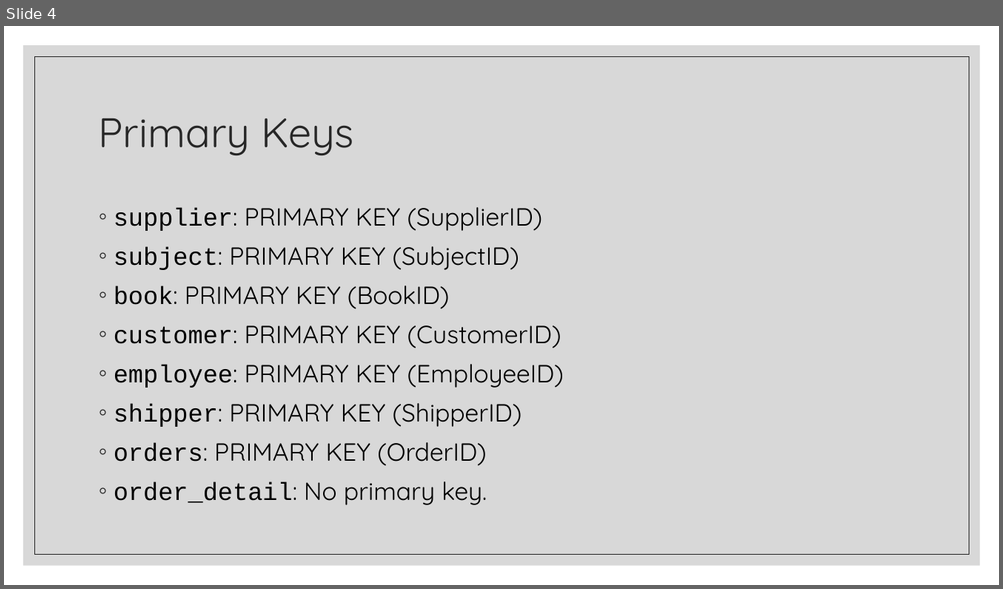
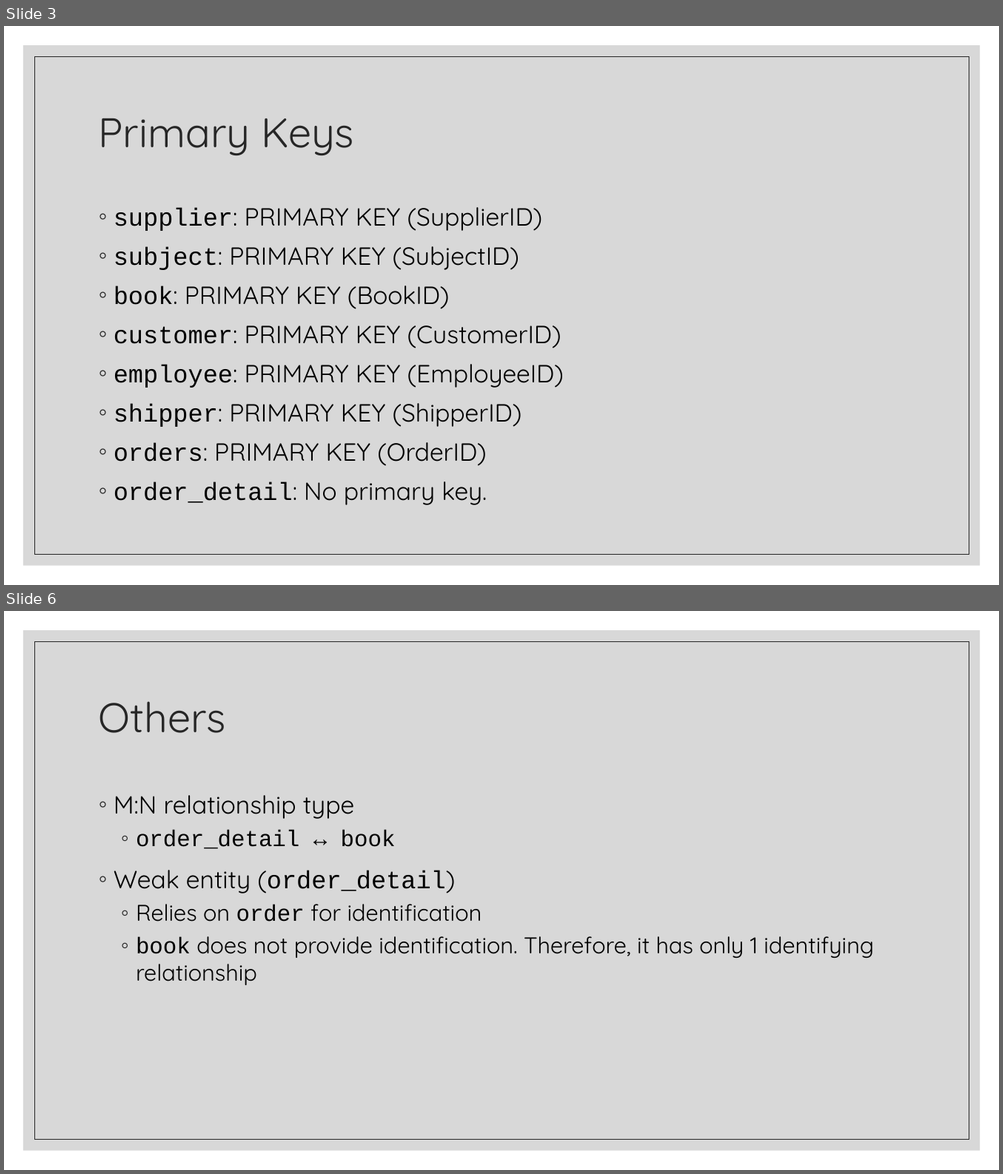
Before and after one commit to COMP-6120/FinalProject, a slide deck: Presentation.pptx. Shown one above the other, each under a label of ours: slide 4 before the commit, slides 3 and 6 after it; the slides between them are not shown. The pictures are 1003x589 and 1003x1174 pixels, drawn with LibreOffice and Linux fonts; fonts in the diff are those of the drawing. Boxes give left, top, right and bottom in pixels: in the first picture for what was removed or moved away, otherwise in the second. Text is boxed around its words. In the diff, an @@ line names an element or a change of style, - is before the commit and + after.

```diff
--- a/Presentation.pptx
+++ b/Presentation.pptx
@@ slide 6 added at [4,611,999,1170], background #FFFFFF; not listed: 2 template elements that a slide beside it also shows @@
@@ title added at [99,701,227,733], 40 pt, text #262626 @@
+Others
@@ text added at [114,795,874,985], 22 pt, text #000000 @@
+◦ M:N relationship type
+  ◦ order_detail ↔ book
+◦ Weak entity (order_detail)
+  ◦ Relies on order for identification
+  ◦ book does not provide identification. Therefore, it has only 1 identifying relationship
@@ what was slide 4 is now slide 3 @@
```
Also in this commit, not shown: 1 slide changed, 1 other slide added, 1 slide removed, 2 other files.
